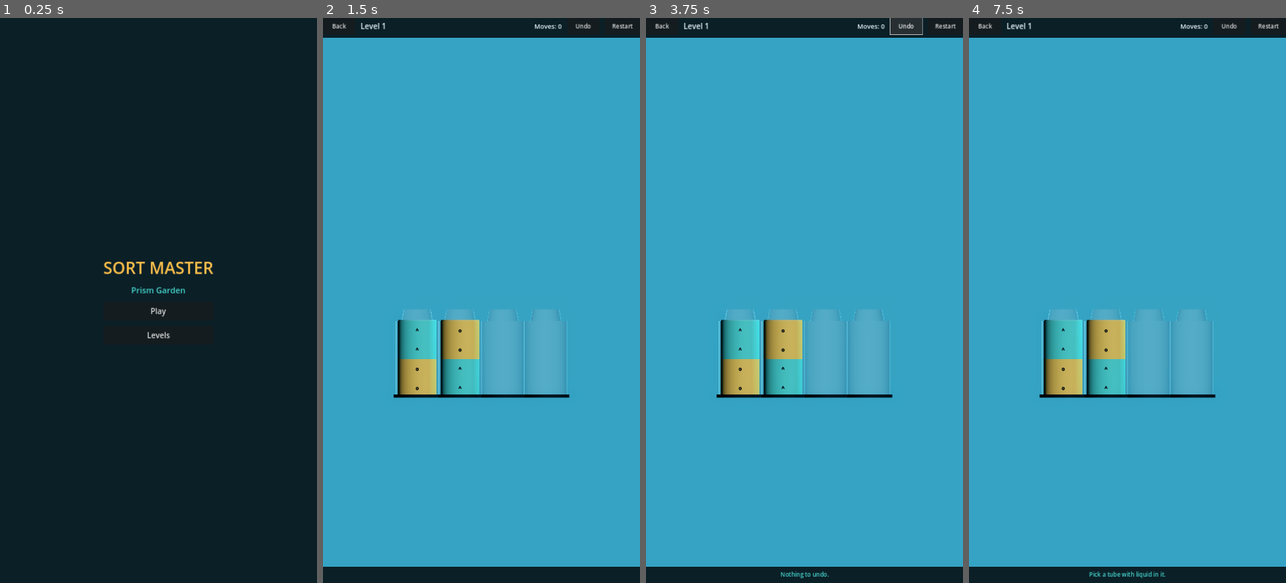
Above: before the commit, frames 1-4 (left to right).
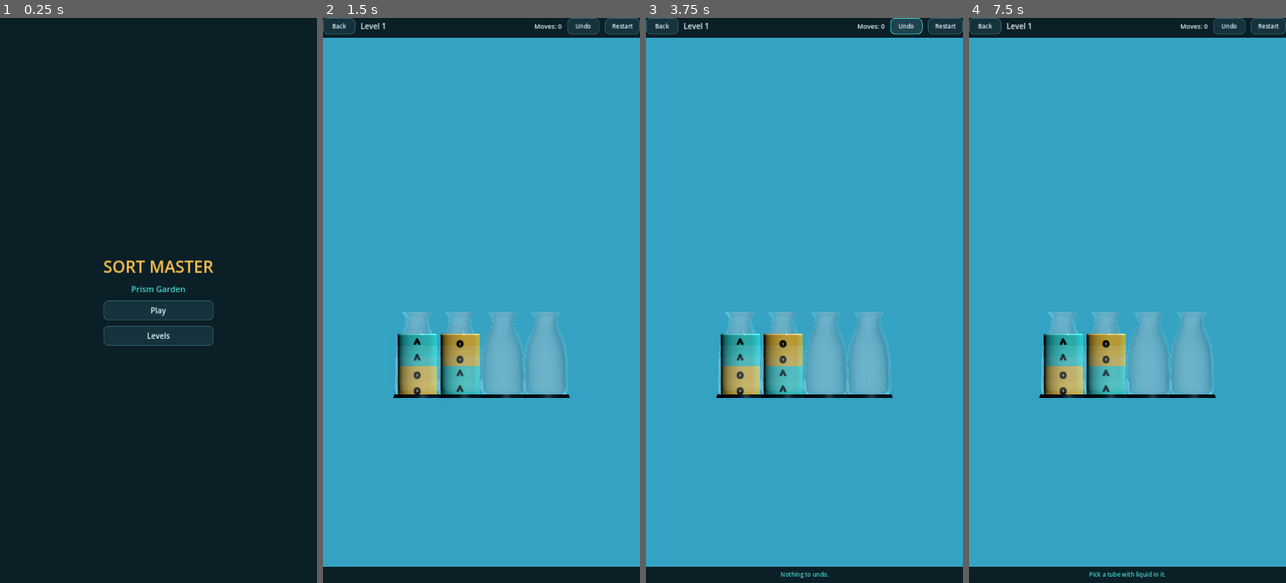
Above: after the commit, the same moments.

Repository: kieronpeters/sort-master
Game: Godot game, scene res://scenes/main.tscn
Two runs of this game, one before a commit and one after it. Both use one fixed random seed, a clock stepped at 60 frames per second and the inputs below.
Inputs (mouse positions are in pixels of both pictures, inside the frame that each line leads up to):
- Up to frame 1 (0.25 s): no input
- Up to frame 2 (1.5 s): click "Play" at 0.5 s; click "Restart" at 1.25 s
- Up to frame 3 (3.75 s): click "Restart" at 2 s; click "Restart" at 2.75 s; click "Undo" at 3.5 s
- Up to frame 4 (7.5 s): click "Undo" at 4.25 s; click "Undo" at 5 s; click "Back" at 5.75 s; click "Play" at 6.5 s; tap Enter at 7.25 s; move the mouse to (1197, 272) at 7.27 s; click (1197, 272) at 7.42 s

The runs differ from the first frame. In frame 1, 2.8% of the frame differs, in the area x 32-68%, y 42-58%; in frame 2, 2.9%; in frame 3, 2.9%, in the area x 0-100%, y 0-68%; in frame 4, 2.9%.

Commit message:
feat: lathed potion vessels, garden backdrop, styled HUD buttons (visual redesign stage 1)

Diff:
--- a/godot/scripts/presentation/vessel_builder.gd
+++ b/godot/scripts/presentation/vessel_builder.gd
@@ -1,14 +1,11 @@
 class_name VesselBuilder
 extends RefCounted
 
-## Builds one 3D vessel from a tube's contents. Shared by the G2 spike and the
-## gameplay board so there is exactly one definition of the look.
+## Builds one vessel from a tube's contents.
+## Glass is a lathed profile (VesselMesh); liquid is a stack of opaque bands
+## inside the inner wall, with a meniscus disc at the surface.
 
-const VESSEL_H := 0.30
-const VESSEL_R := 0.085
-const LIQUID_R := 0.076
-const NECK_H := 0.045
-const TOTAL_H := VESSEL_H + NECK_H
+const VesselMeshScript = preload("res://scripts/presentation/vessel_mesh.gd")
 
 const COLOURS := {
 	"A": Color("#FFC24B"),
@@ -20,130 +17,106 @@
 }
 const GLYPHS := {"A": "o", "B": "^", "C": "#", "D": "*", "E": "+", "F": "="}
 
-
-static func bands_of(contents: Array, capacity: int) -> float:
-	return float(contents.size()) / float(max(1, capacity))
-
-
 static func build(contents: Array, capacity: int, selected: bool = false) -> Node3D:
 	var root := Node3D.new()
-	var band_h := VESSEL_H / float(capacity)
+	var band_h: float = VesselMeshScript.capacity_height() / float(capacity)
+	var r: float = VesselMeshScript.liquid_radius()
 
 	for i in contents.size():
 		var colour: Color = COLOURS.get(contents[i], Color.MAGENTA)
 
 		var mesh := CylinderMesh.new()
-		mesh.top_radius = LIQUID_R
-		mesh.bottom_radius = LIQUID_R
+		mesh.top_radius = r
+		mesh.bottom_radius = r
 		mesh.height = band_h
-		mesh.radial_segments = 28
+		mesh.radial_segments = 32
 		mesh.rings = 1
 
 		var mi := MeshInstance3D.new()
 		mi.mesh = mesh
-		mi.material_override = _liquid_material(colour)
+		mi.material_override = _liquid_material(colour, i)
 		mi.position = Vector3(0, band_h * 0.5 + band_h * i, 0)
 		root.add_child(mi)
 
 		var label := Label3D.new()
 		label.text = GLYPHS.get(contents[i], "?")
-		label.font_size = 44
-		label.pixel_size = 0.00042
+		label.font_size = 84
+		label.pixel_size = 0.0005
 		label.modulate = _ink_for(colour)
-		label.outline_size = 14
+		label.outline_size = 26
 		label.outline_modulate = Color(1, 1, 1, 0.85) if colour.get_luminance() <= 0.55 else Color(0, 0, 0, 0.85)
-		label.position = Vector3(0, band_h * 0.5 + band_h * i, LIQUID_R + 0.012)
+		label.position = Vector3(0, band_h * 0.5 + band_h * i, r + 0.008)
 		root.add_child(label)
 
+	# meniscus: a lighter lip at the liquid surface, slightly inset
 	if contents.size() > 0:
 		var surface: Color = COLOURS.get(contents[contents.size() - 1], Color.MAGENTA)
 		var disc := CylinderMesh.new()
-		disc.top_radius = LIQUID_R * 0.99
-		disc.bottom_radius = LIQUID_R * 0.99
-		disc.height = 0.004
+		disc.top_radius = r * 0.97
+		disc.bottom_radius = r
+		disc.height = 0.005
 		disc.radial_segments = 32
 		var disc_mi := MeshInstance3D.new()
 		disc_mi.mesh = disc
 		var dm := StandardMaterial3D.new()
-		dm.albedo_color = surface.lightened(0.22)
-		dm.roughness = 0.12
-		dm.metallic_specular = 0.9
+		dm.albedo_color = surface.lightened(0.18)
+		dm.roughness = 0.10
+		dm.metallic_specular = 0.95
 		disc_mi.material_override = dm
-		disc_mi.position = Vector3(0, band_h * contents.size() + 0.001, 0)
+		disc_mi.position = Vector3(0, band_h * contents.size() + 0.002, 0)
 		root.add_child(disc_mi)
 
-	var shell := CylinderMesh.new()
-	shell.top_radius = VESSEL_R
-	shell.bottom_radius = VESSEL_R
-	shell.height = VESSEL_H
-	shell.radial_segments = 32
-	shell.rings = 1
+	# lathed glass
 	var glass := MeshInstance3D.new()
-	glass.mesh = shell
+	glass.mesh = VesselMeshScript.build_glass()
 	glass.material_override = _glass_material(selected)
-	glass.position = Vector3(0, VESSEL_H * 0.5, 0)
 	root.add_child(glass)
 
-	var neck_mesh := CylinderMesh.new()
-	neck_mesh.top_radius = VESSEL_R * 0.62
-	neck_mesh.bottom_radius = VESSEL_R * 0.72
-	neck_mesh.height = NECK_H
-	neck_mesh.radial_segments = 28
-	var neck := MeshInstance3D.new()
-	neck.mesh = neck_mesh
-	neck.material_override = _glass_material(selected)
-	neck.position = Vector3(0, VESSEL_H + NECK_H * 0.5, 0)
-	root.add_child(neck)
-
+	# base plinth
 	var base := CylinderMesh.new()
-	base.top_radius = VESSEL_R * 1.08
-	base.bottom_radius = VESSEL_R * 1.08
-	base.height = 0.012
-	base.radial_segments = 32
+	base.top_radius = 0.090
+	base.bottom_radius = 0.094
+	base.height = 0.014
+	base.radial_segments = 40
 	var base_mi := MeshInstance3D.new()
 	base_mi.mesh = base
 	var bm := StandardMaterial3D.new()
-	bm.albedo_color = Color("#13272F")
-	bm.roughness = 0.35
-	bm.metallic = 0.4
+	bm.albedo_color = Color("#12242b")
+	bm.roughness = 0.30
+	bm.metallic = 0.55
 	base_mi.material_override = bm
 	base_mi.position = Vector3(0, 0.006, 0)
 	root.add_child(base_mi)
 
 	return root
 
-
 static func _glass_material(selected: bool) -> StandardMaterial3D:
 	var m := StandardMaterial3D.new()
-	m.albedo_color = Color(1.0, 0.86, 0.45, 0.34) if selected else Color(0.80, 0.94, 1.0, 0.14)
+	m.albedo_color = Color(1.0, 0.86, 0.45, 0.30) if selected else Color(0.86, 0.96, 1.0, 0.13)
 	m.transparency = BaseMaterial3D.TRANSPARENCY_ALPHA
-	m.roughness = 0.05
+	m.roughness = 0.03
 	m.metallic = 0.0
-	m.metallic_specular = 0.95
+	m.metallic_specular = 1.0
 	m.rim_enabled = true
-	m.rim = 1.0 if selected else 0.8
-	m.rim_tint = 0.15 if selected else 0.3
+	m.rim = 1.0 if selected else 0.85
+	m.rim_tint = 0.15 if selected else 0.45
 	m.emission_enabled = selected
 	m.emission = Color("#FFD76A")
-	m.emission_energy_multiplier = 1.1 if selected else 0.0
+	m.emission_energy_multiplier = 0.9 if selected else 0.0
 	m.cull_mode = BaseMaterial3D.CULL_DISABLED
 	m.shading_mode = BaseMaterial3D.SHADING_MODE_PER_PIXEL
 	m.depth_draw_mode = BaseMaterial3D.DEPTH_DRAW_OPAQUE_ONLY
 	return m
 
-
-static func _liquid_material(colour: Color) -> StandardMaterial3D:
+static func _liquid_material(colour: Color, index: int) -> StandardMaterial3D:
 	var m := StandardMaterial3D.new()
-	# Palette hex used verbatim as albedo. No emissive lift: emission was washing
-	# the liquid toward pastel and collapsing aqua/amber luminance separation.
-	m.albedo_color = colour
+	# deeper bands read as more liquid; the palette hex stays the base
+	var shade: float = 0.04 * float(index)
+	m.albedo_color = colour.darkened(shade)
 	m.emission_enabled = false
-	m.roughness = 0.40
-	m.metallic_specular = 0.15
-	m.metallic = 0.0
-	m.metallic_specular = 0.35
+	m.roughness = 0.38
+	m.metallic_specular = 0.18
 	return m
-
 
 static func _ink_for(colour: Color) -> Color:
 	return Color(0.04, 0.06, 0.08, 0.92) if colour.get_luminance() > 0.55 else Color(1, 1, 1, 0.95)
--- /dev/null
+++ b/godot/scripts/presentation/vessel_mesh.gd
@@ -0,0 +1,83 @@
+class_name VesselMesh
+extends RefCounted
+
+## Lathed glass profiles. Revolving a 2D profile is what separates a potion
+## bottle from a cylinder; Godot has no lathe primitive, so the surface is
+## stitched by hand here.
+
+const SEGMENTS := 48
+
+## Outer silhouette, bottom to top: (radius, height) in metres.
+static var OUTER: Array = [
+	Vector2(0.052, 0.000),
+	Vector2(0.078, 0.010),
+	Vector2(0.086, 0.030),
+	Vector2(0.086, 0.055),
+	Vector2(0.084, 0.150),
+	Vector2(0.079, 0.196),
+	Vector2(0.068, 0.232),
+	Vector2(0.054, 0.262),
+	Vector2(0.046, 0.286),
+	Vector2(0.044, 0.306),
+	Vector2(0.047, 0.318),
+	Vector2(0.056, 0.328),
+	Vector2(0.058, 0.334),
+]
+
+static var WALL: float = 0.006
+
+static func build_glass() -> ArrayMesh:
+	var st := SurfaceTool.new()
+	st.begin(Mesh.PRIMITIVE_TRIANGLES)
+	_stitch(st, OUTER, false)
+	_stitch(st, _inset(OUTER), true)
+	st.generate_normals()
+	return st.commit()
+
+static func _inset(profile: Array) -> Array:
+	var out := []
+	for i in profile.size():
+		var p: Vector2 = profile[i]
+		var r: float = maxf(0.001, p.x - WALL)
+		# keep the base and lip radii from collapsing
+		out.append(Vector2(r, p.y))
+	return out
+
+static func _stitch(st: SurfaceTool, profile: Array, flip: bool) -> void:
+	var rings := profile.size()
+	for i in rings - 1:
+		var a: Vector2 = profile[i]
+		var b: Vector2 = profile[i + 1]
+		for s in SEGMENTS:
+			var t0 := TAU * float(s) / float(SEGMENTS)
+			var t1 := TAU * float(s + 1) / float(SEGMENTS)
+			var p00 := _pt(a, t0)
+			var p01 := _pt(a, t1)
+			var p10 := _pt(b, t0)
+			var p11 := _pt(b, t1)
+			if flip:
+				st.add_vertex(p00); st.add_vertex(p10); st.add_vertex(p11)
+				st.add_vertex(p00); st.add_vertex(p11); st.add_vertex(p01)
+			else:
+				st.add_vertex(p00); st.add_vertex(p11); st.add_vertex(p10)
+				st.add_vertex(p00); st.add_vertex(p01); st.add_vertex(p11)
+
+static func _pt(p: Vector2, angle: float) -> Vector3:
+	return Vector3(cos(angle) * p.x, p.y, sin(angle) * p.x)
+
+## Inner radius at a given height, used to size the liquid so it never
+## intersects the glass.
+static func inner_radius_at(y: float) -> float:
+	for i in OUTER.size() - 1:
+		var a: Vector2 = OUTER[i]
+		var b: Vector2 = OUTER[i + 1]
+		if y >= a.y and y <= b.y:
+			var t: float = (y - a.y) / max(0.0001, b.y - a.y)
+			return lerp(a.x, b.x, t) - WALL
+	return OUTER[OUTER.size() - 1].x - WALL
+
+static func liquid_radius() -> float:
+	return inner_radius_at(0.10) - 0.002
+
+static func capacity_height() -> float:
+	return 0.245
--- /dev/null
+++ b/godot/scripts/ui/backdrop.gd
@@ -0,0 +1,80 @@
+extends Control
+
+## Prism Garden backdrop: vertical gradient, vignette, soft botanical
+## silhouettes and a few drifting motes. Drawn in 2D behind the 3D board so it
+## costs one CanvasItem pass and never competes with the puzzle.
+
+const TOP := Color("#0e2733")
+const MID := Color("#0a1c25")
+const BOTTOM := Color("#061116")
+
+var _motes: Array = []
+var _t: float = 0.0
+
+
+func _ready() -> void:
+	mouse_filter = Control.MOUSE_FILTER_IGNORE
+	set_anchors_preset(Control.PRESET_FULL_RECT)
+	var rng := RandomNumberGenerator.new()
+	rng.seed = 7
+	for i in 22:
+		_motes.append({
+			"x": rng.randf(),
+			"y": rng.randf(),
+			"r": rng.randf_range(1.1, 3.2),
+			"speed": rng.randf_range(0.004, 0.014),
+			"alpha": rng.randf_range(0.10, 0.30),
+		})
+
+
+func _process(delta: float) -> void:
+	_t += delta
+	for m in _motes:
+		m["y"] -= m["speed"] * delta
+		if m["y"] < -0.02:
+			m["y"] = 1.02
+	queue_redraw()
+
+
+func _draw() -> void:
+	var w := size.x
+	var h := size.y
+	if w < 2.0 or h < 2.0:
+		return
+
+	# vertical gradient in bands
+	var bands := 48
+	for i in bands:
+		var t := float(i) / float(bands - 1)
+		var c: Color = TOP.lerp(MID, min(1.0, t * 1.6)) if t < 0.62 else MID.lerp(BOTTOM, (t - 0.62) / 0.38)
+		draw_rect(Rect2(0, h * float(i) / float(bands), w, h / float(bands) + 1.0), c)
+
+	# botanical silhouettes, very low contrast
+	var leaf := Color(0.16, 0.42, 0.40, 0.10)
+	_leaf(Vector2(w * 0.06, h * 0.22), w * 0.42, h * 0.30, leaf)
+	_leaf(Vector2(w * 0.96, h * 0.30), w * 0.38, h * 0.34, leaf)
+	_leaf(Vector2(w * 0.10, h * 0.86), w * 0.36, h * 0.22, Color(0.10, 0.32, 0.34, 0.12))
+
+	# vignette
+	var v := 26
+	for i in v:
+		var t := float(i) / float(v)
+		var a := 0.045 * (1.0 - t)
+		var inset := w * 0.5 * t
+		draw_rect(Rect2(0, 0, w, h * 0.5 * t), Color(0, 0, 0, a * 0.4), true)
+		draw_rect(Rect2(0, h - h * 0.5 * t, w, h * 0.5 * t), Color(0, 0, 0, a), true)
+		draw_rect(Rect2(0, 0, inset * 0.4, h), Color(0, 0, 0, a * 0.5), true)
+		draw_rect(Rect2(w - inset * 0.4, 0, inset * 0.4, h), Color(0, 0, 0, a * 0.5), true)
+
+	# motes
+	for m in _motes:
+		var p := Vector2(m["x"] * w, m["y"] * h)
+		var glow := Color(0.72, 0.95, 1.0, m["alpha"])
+		draw_circle(p, m["r"] * 2.6, Color(glow.r, glow.g, glow.b, m["alpha"] * 0.25))
+		draw_circle(p, m["r"], glow)
+
+
+func _leaf(centre: Vector2, rw: float, rh: float, colour: Color) -> void:
+	draw_set_transform(centre, -0.35, Vector2(1.0, 1.0))
+	draw_circle(Vector2.ZERO, rw * 0.5, colour)
+	draw_set_transform(Vector2.ZERO, 0.0, Vector2(1.0, 1.0))
--- a/godot/scripts/ui/main.gd
+++ b/godot/scripts/ui/main.gd
@@ -6,6 +6,7 @@
 const PuzzleStateScript = preload("res://scripts/domain/puzzle_state.gd")
 const VesselViewScript = preload("res://scripts/ui/vessel_view.gd")
 const Board3DScript = preload("res://scripts/presentation/board_3d.gd")
+const BackdropScript = preload("res://scripts/ui/backdrop.gd")
 
 ## Rendering switch. Set to false to fall back to the 2D VesselView board.
 const USE_3D := true
@@ -89,6 +90,9 @@
 	bg.set_anchors_preset(Control.PRESET_FULL_RECT)
 	add_child(bg)
 
+	var backdrop = BackdropScript.new()
+	add_child(backdrop)
+
 	screen_root = Control.new()
 	screen_root.set_anchors_preset(Control.PRESET_FULL_RECT)
 	add_child(screen_root)
@@ -112,7 +116,23 @@
 	var b := Button.new()
 	b.text = text
 	b.add_theme_font_size_override("font_size", size)
-	b.custom_minimum_size = Vector2(300, 64)
+	b.add_theme_color_override("font_color", TEXT)
+	b.custom_minimum_size = Vector2(300, 68)
+	var sb := StyleBoxFlat.new()
+	sb.bg_color = Color("#16323c")
+	sb.border_color = Color("#2f6b74")
+	sb.set_border_width_all(2)
+	sb.set_corner_radius_all(18)
+	sb.set_content_margin_all(12)
+	var hover := sb.duplicate()
+	hover.bg_color = Color("#1d4450")
+	hover.border_color = ACCENT
+	var pressed := sb.duplicate()
+	pressed.bg_color = Color("#0f242c")
+	b.add_theme_stylebox_override("normal", sb)
+	b.add_theme_stylebox_override("hover", hover)
+	b.add_theme_stylebox_override("pressed", pressed)
+	b.add_theme_stylebox_override("focus", hover)
 	return b
 
 func _show_home() -> void:
